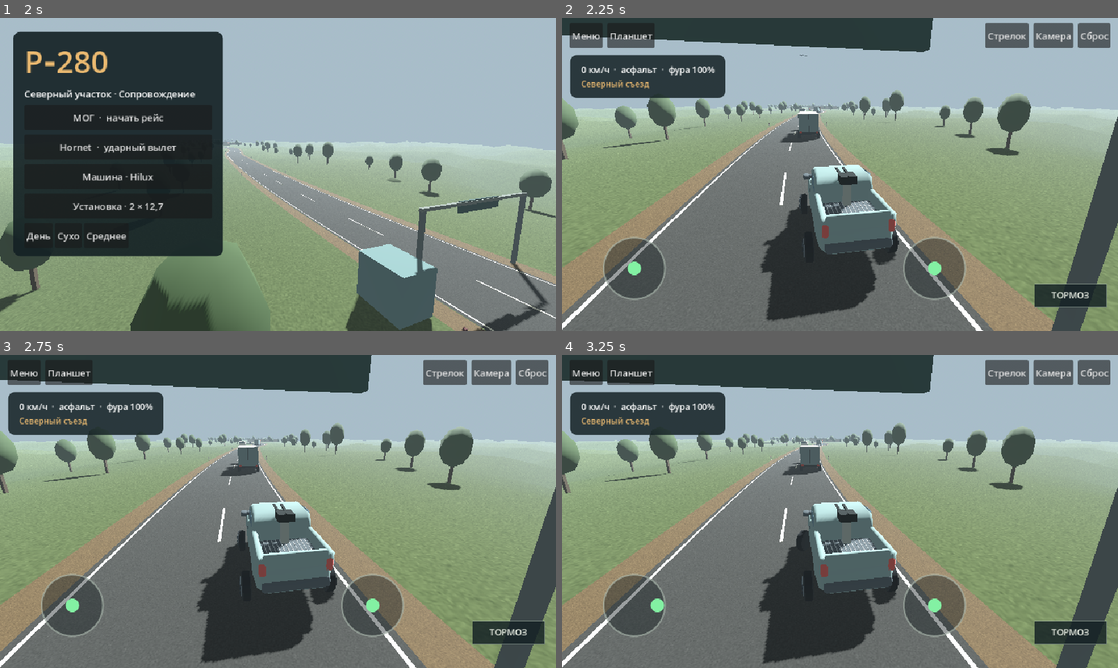
Above: before the commit, frames 1-4 (two rows, left to right).
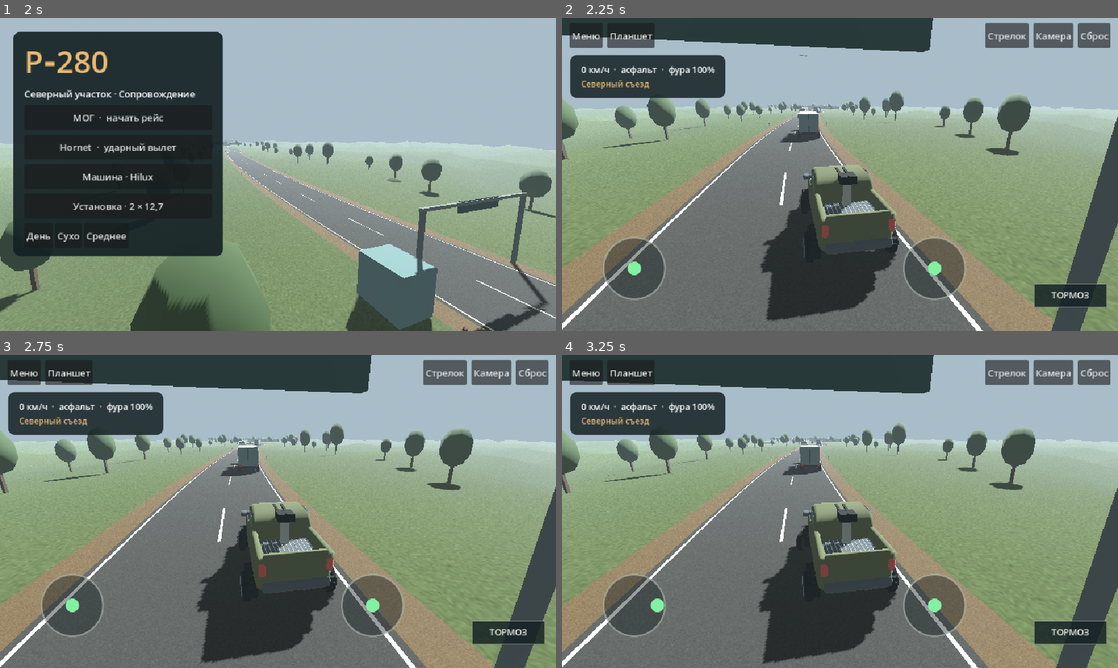
Above: after the commit, the same moments.

Repository: nazar593/R-280
Game: Godot game, scene res://main.tscn
The game is run twice, just before and just after one commit, with the same random seed, the same clock (stepped at 60 frames per second) and the same inputs.
Inputs (mouse positions are in pixels of both pictures, inside the frame that each line leads up to):
- Up to frame 1 (2 s): click "Hornet · ударный вылет" at 0.5 s; click "Меню" at 1.25 s
- Up to frame 2 (2.25 s): click "МОГ · начать рейс" at 2 s
- Up to frame 3 (2.75 s): no input
- Up to frame 4 (3.25 s): tap Enter at 2.75 s; move the mouse to (962, 495) at 2.77 s; hold D from 2.78 s (still down); hold Space from 2.78 s (still down); click (962, 495) at 2.92 s

Frame 1 is identical in both runs. In frame 2, 2.7% of the frame differs, in the area x 43-61%, y 46-82%; in frame 3, 2.7%, in the area x 43-61%, y 46-83%; in frame 4, 2.7%.

Commit message:
Render wheel arches and moving axles on escort vehicles

Diff:
--- a/GodotProject/fleet.gd
+++ b/GodotProject/fleet.gd
@@ -25,7 +25,11 @@
 			terrain.block(parent,Vector3(side*.972,1.68,1.20),Vector3(.05,.43,1.20),GLASS)
 			terrain.block(parent,Vector3(side*.68,1.13,2.24),Vector3(.24,.23,.045),Color("#e4d9ae"))
 	else:
-		parent.add_child(PICKUP.instantiate())
+		var pickup := PICKUP.instantiate() as Node3D
+		parent.add_child(pickup)
+		for part in pickup.find_children("*","MeshInstance3D",true,false):
+			if "chassis" in String(part.name).to_lower():
+				part.material_override = terrain.mat(OLIVE)
 	var pivot := Node3D.new()
 	parent.add_child(pivot)
 	pivot.position = Vector3(0,1.16,-1.04)
@@ -74,6 +78,14 @@
 		terrain.block(wheel,center,Vector3(.035,.046,.046),Color("#343a3e"))
 	return wheel
 
+static func wheel_arch(terrain: Node3D,body: Node3D,side: float,z: float) -> void:
+	var radius := .49
+	for i in 9:
+		var angle := lerpf(.07,PI-.07,i/8.0)
+		var position := Vector3(side*1.025,.245+sin(angle)*radius,z+cos(angle)*radius)
+		var segment: MeshInstance3D = terrain.block(body,position,Vector3(.30,.077,.19),DARK)
+		segment.rotation.x = angle-PI*.5
+
 static func player(terrain: Node3D,parent: Node3D,spawn: Transform3D,van: bool,profile: int) -> Dictionary:
 	var car := VehicleBody3D.new()
 	parent.add_child(car)
@@ -100,6 +112,10 @@
 		# Godot registers the suspension connection at tree entry.
 		car.add_child(wheel)
 		tire(terrain,wheel,side,TIRE_RADIUS,.27)
+		wheel_arch(terrain,body,side,wheel.position.z)
+	for i in 2:
+		var beam: MeshInstance3D = terrain.block(car,Vector3.ZERO,Vector3.ONE,DARK)
+		beam.name = "VisibleAxle%d" % i
 	return {"body":car,"gun":gun}
 
 static func aircraft(parent: Node3D) -> Dictionary:
--- a/GodotProject/vehicle_dynamics.gd
+++ b/GodotProject/vehicle_dynamics.gd
@@ -3,6 +3,7 @@
 # Fictional game tuning. These are not measured vehicle specifications.
 var body: VehicleBody3D
 var wheels: Array[VehicleWheel3D]=[]
+var axle_meshes: Array[MeshInstance3D] = []
 var is_van := false
 var throttle := 0.0
 var steering := 0.0
@@ -37,6 +38,8 @@
 			wheel.damping_relaxation=4.8 if van else 4.4
 			wheel.suspension_max_force=12000.0
 			wheel.wheel_friction_slip=3.0
+	for i in 2:
+		axle_meshes.append(body.get_node("VisibleAxle%d" % i) as MeshInstance3D)
 
 func step(dt: float,move: Vector2,stop: bool,terrain: Node3D, wet := false) -> void:
 	var forward := body.global_transform.basis.z.normalized()
@@ -51,9 +54,13 @@
 	var steer_limit := lerpf(0.52,0.16,smoothstep(3.0,24.0,speed))
 	steering=move_toward(steering,-move.x*steer_limit,dt*1.15)
 	body.steering=steering
-	for axle in [0,2]:
-		var left := wheels[axle]
-		var right := wheels[axle+1]
+	for axle in 2:
+		var left := wheels[axle*2]
+		var right := wheels[axle*2+1]
+		var span := right.position-left.position
+		axle_meshes[axle].transform = Transform3D(
+			Basis.looking_at(span,Vector3.UP).scaled_local(Vector3(.15,.13,span.length())),
+			left.position.lerp(right.position,.5))
 		if left.is_in_contact() and right.is_in_contact():
 			var travel := (left.position.y-right.position.y)*body.mass*5.75
 			var up := body.global_basis.y
